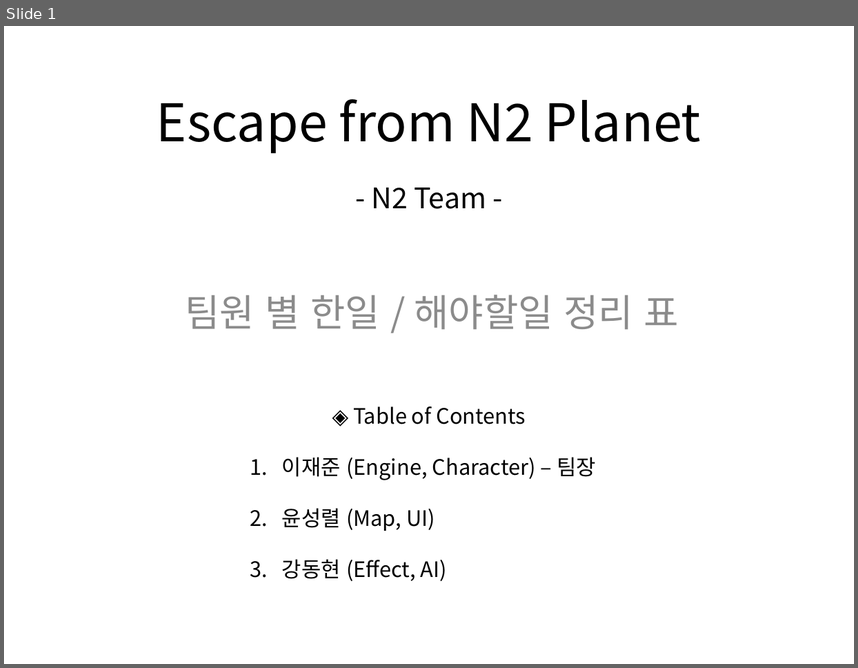
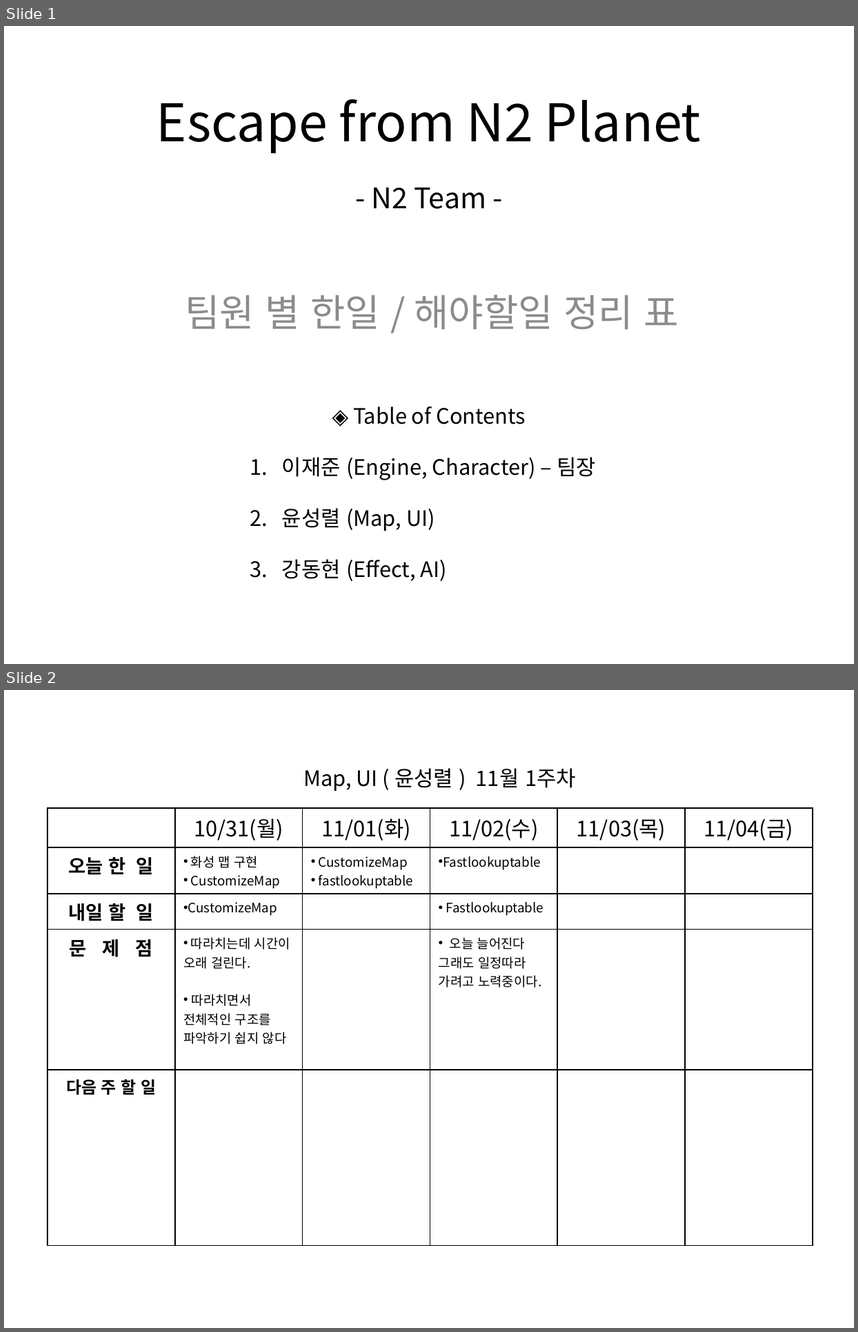
Before and after one commit to TomLeeLive/enpgame, a slide deck: doc/_meeting_weekly_doc/01_week_plan_20161028.pptx. Shown one above the other, each under a label of ours: slide 1 before the commit, slides 1 and 2 after it. The pictures are 858x668 and 858x1332 pixels, drawn with LibreOffice and Linux fonts; fonts in the diff are those of the drawing. Boxes give left, top, right and bottom in pixels: in the first picture for what was removed or moved away, otherwise in the second. Text is boxed around its words. In the diff, an @@ line names an element or a change of style, - is before the commit and + after.

Commit message:
[map] fastlookup

```diff
--- a/doc/_meeting_weekly_doc/01_week_plan_20161028.pptx
+++ b/doc/_meeting_weekly_doc/01_week_plan_20161028.pptx
@@ slide 2 added at <box>4,690,854,1328</box>, background #FFFFFF @@
@@ text added at <box>303,768,576,791</box>, 18 pt, text #000000 @@
+Map, UI ( 윤성렬 ) 11월 1주차
@@ table added at <box>47,808,813,1210</box>, 5 rows, 6 columns @@
+ | 10/31(월) | 11/01(화) | 11/02(수) | 11/03(목) | 11/04(금)
+오늘 한 일 | 화성 맵 구현 / CustomizeMap | CustomizeMap / fastlookuptable | Fastlookuptable |  | 
+내일 할 일 | CustomizeMap |  | Fastlookuptable |  | 
+문 제 점 | 따라치는데 시간이 오래 걸린다. / 따라치면서 전체적인 구조를 파악하기 쉽지 않다 |  | 오늘 늘어진다 그래도 일정따라 가려고 노력중이다. |  | 
+다음 주 할 일 |  |  |  |  | 
```
Also in this commit, not shown: 1 slide changed, 35 other files.
